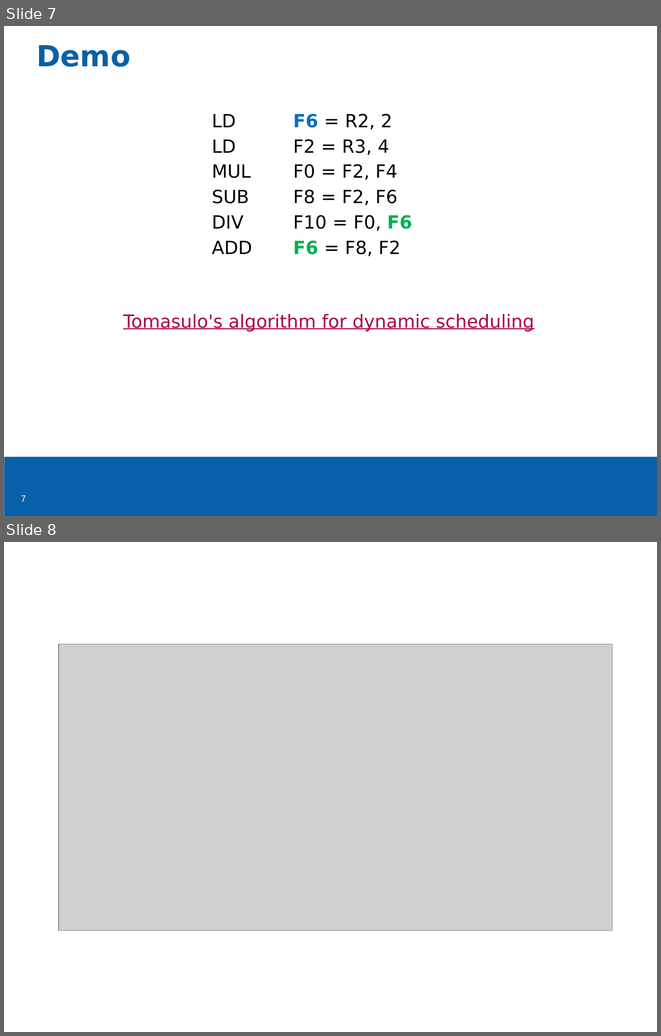
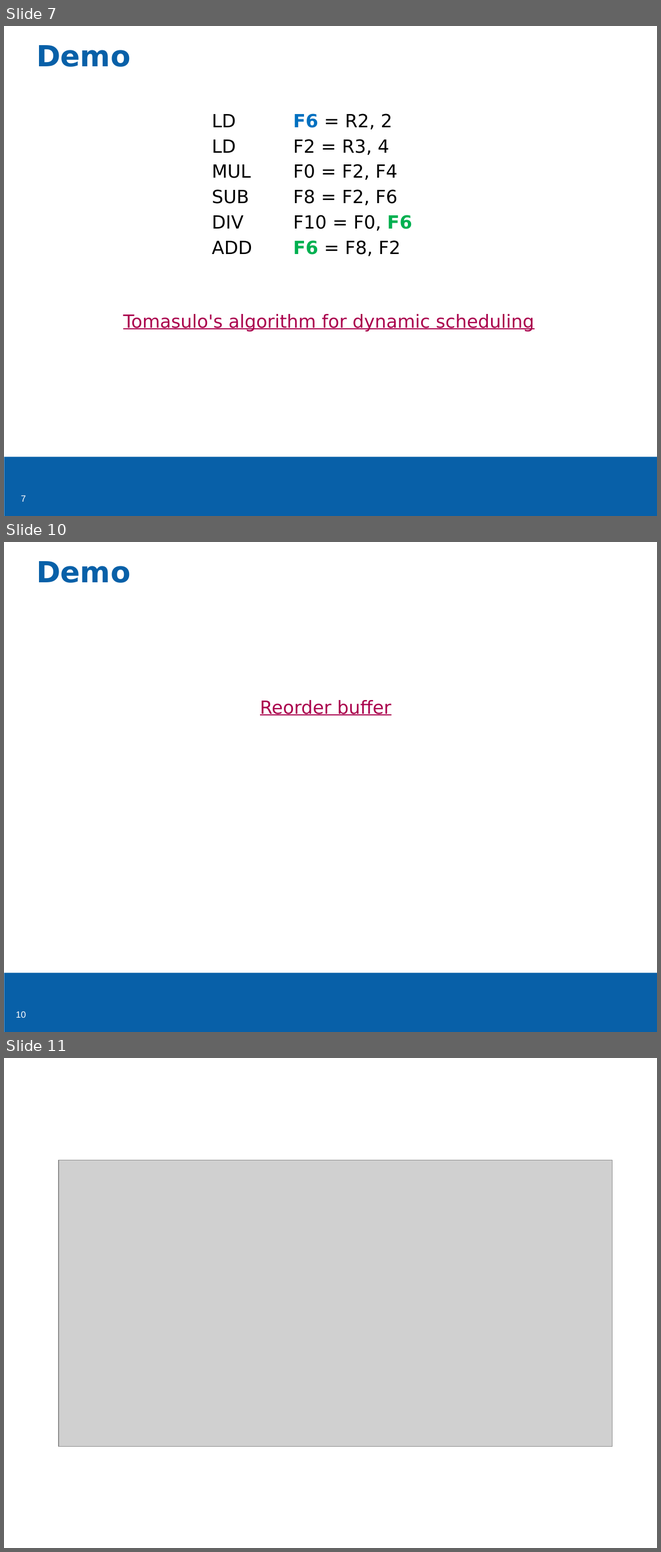
Before and after one commit to MIPT-ILab/MDSP, a slide deck: foils/arch/DynamicScheduling.pptx. Shown one above the other, each under a label of ours: slides 7 and 8 before the commit, slides 7, 10 and 11 after it; the slides between them are not shown. The pictures are 661x1036 and 661x1552 pixels, drawn with LibreOffice and Linux fonts; fonts in the diff are those of the drawing; grey boxes stand for pictures; background and template pictures are left out. Boxes give left, top, right and bottom in pixels: in the first picture for what was removed or moved away, otherwise in the second. Text is boxed around its words. In the diff, an @@ line names an element or a change of style, - is before the commit and + after.

```diff
--- a/foils/arch/DynamicScheduling.pptx
+++ b/foils/arch/DynamicScheduling.pptx
@@ slide 10 added at (x1=4, y1=542, x2=657, y2=1032), background #FFFFFF; not listed: 2 template elements that a slide beside it also shows @@
@@ title added at (x1=36, y1=561, x2=130, y2=583), 32 pt, text #0860A8, bold @@
+Demo
@@ text added at (x1=260, y1=700, x2=391, y2=715), 20 pt, text #AA014C, underline @@
+Reorder buffer
@@ what was slide 8 is now slide 11 @@
```
Also in this commit, not shown: 1 slide changed, 2 other slides added.
